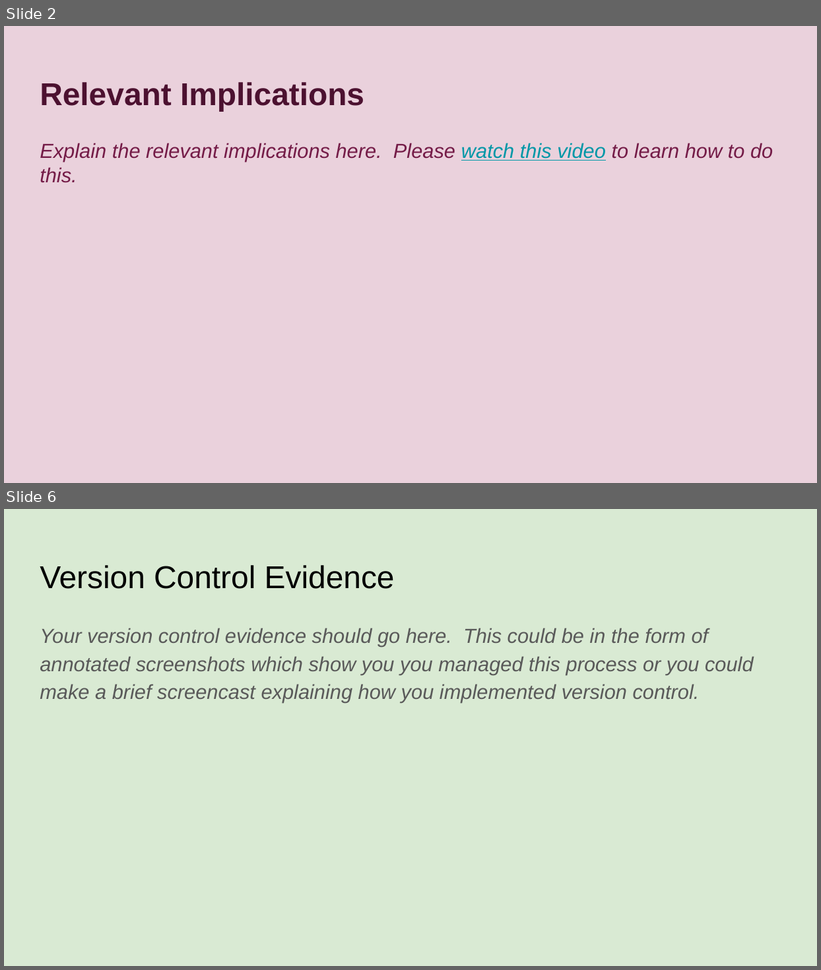
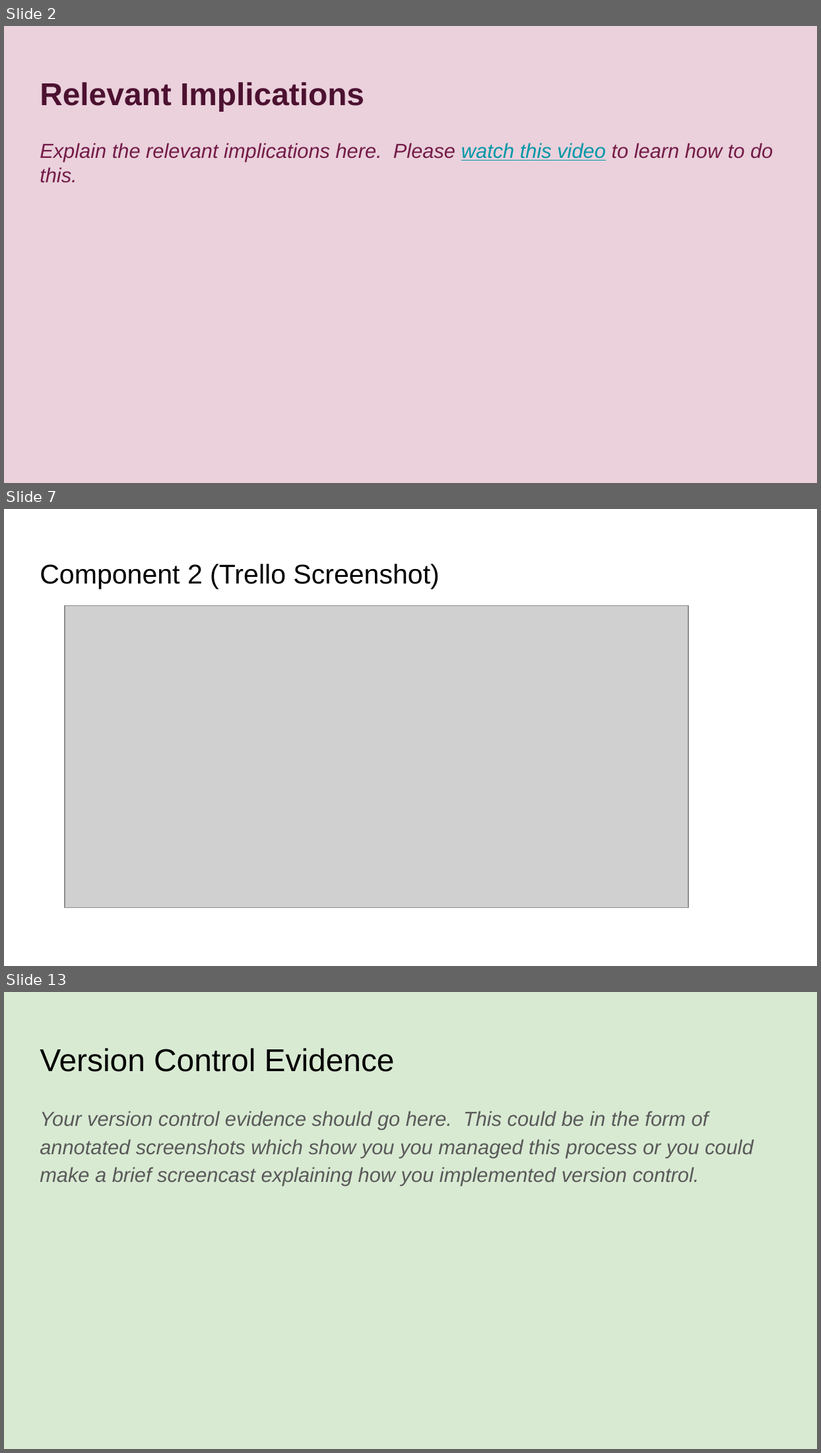
Before and after one commit to boatttt/Pizza_Bot, a slide deck: 022_91893+_+91897+Documentation.pptx. Shown one above the other, each under a label of ours: slides 2 and 6 before the commit, slides 2, 7 and 13 after it; the slides between them are not shown. The pictures are 821x970 and 821x1453 pixels, drawn with LibreOffice and Linux fonts; fonts in the diff are those of the drawing; grey boxes stand for pictures. Boxes give left, top, right and bottom in pixels: in the first picture for what was removed or moved away, otherwise in the second. Text is boxed around its words. In the diff, an @@ line names an element or a change of style, - is before the commit and + after.

```diff
--- a/022_91893+_+91897+Documentation.pptx
+++ b/022_91893+_+91897+Documentation.pptx
@@ slide 7 added at <box>4,509,817,966</box>, background #FFFFFF @@
@@ title added at <box>40,564,439,589</box>, 24 pt, text #000000 @@
+Component 2 (Trello Screenshot)
@@ picture added at <box>65,606,688,908</box> @@
@@ what was slide 6 is now slide 13 @@
```
Also in this commit, not shown: 3 slides changed, 7 other slides added, 1 slide removed, 4 other files.
